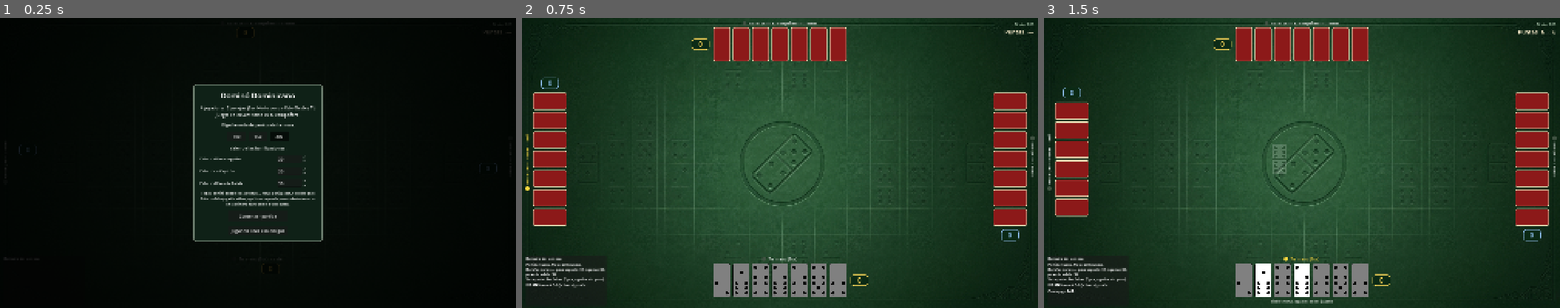
Above: before the commit, frames 1-3 (left to right).
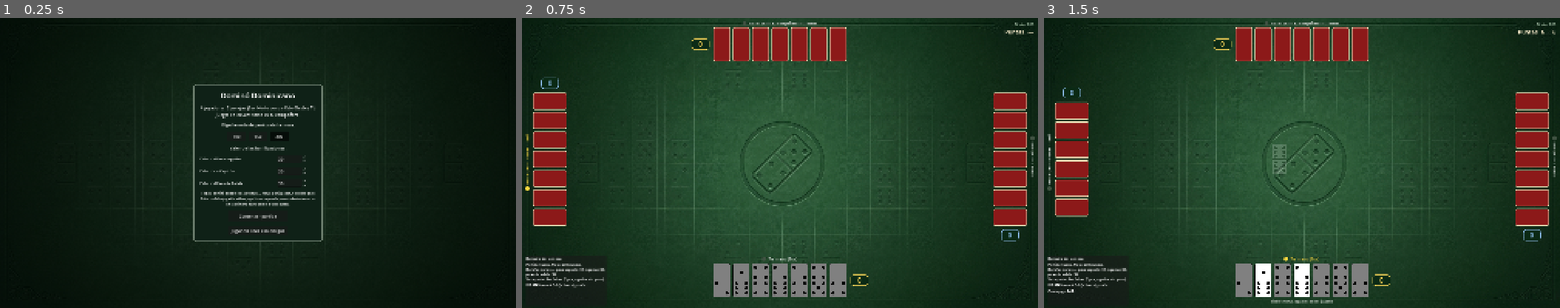
Above: after the commit, the same moments.

Repository: sact1909/domino-game
Game: Godot game, scene res://scenes/Boot.tscn
The game is run twice, just before and just after one commit, with the same random seed, the same clock (stepped at 60 frames per second) and the same inputs.
Inputs:
- Up to frame 1 (0.25 s): no input
- Up to frame 2 (0.75 s): click "Comenzar partida" at 0.5 s
- Up to frame 3 (1.5 s): tap Enter at 1.25 s

The runs differ from the first frame. In frame 1, 17% of the frame differs, in the area x 17-98%, y 0-94%; in frame 2, nothing differs; in frame 3, nothing differs.

Commit message:
added new background and standarize the menu

Diff:
--- a/scripts/Lobby.gd
+++ b/scripts/Lobby.gd
@@ -23,6 +23,9 @@
 ## El mismo lienzo fijo que la mesa: Godot lo escala a la ventana del jugador.
 const SCREEN_SIZE := Vector2(1920, 1080)
 
+## El paño de la mesa, el mismo archivo que usa la pantalla de juego.
+const TABLE_BACKGROUND := "res://assets/mesa_fondo.jpg"
+
 ## Nombres de los puestos, en el mismo orden que en la mesa. Acá son la IDENTIDAD de la
 ## silla: los enfrentados (0-2 y 1-3) son compañeros, y por eso elegir silla es elegir
 ## pareja.
@@ -81,12 +84,7 @@
 # Construcción
 # ===========================================================================
 func _ready() -> void:
-	var bg := ColorRect.new()
-	bg.color = Color(0.09, 0.28, 0.16)
-	bg.position = Vector2.ZERO
-	bg.size = SCREEN_SIZE
-	add_child(bg)
-
+	_build_background()
 	_build_entry()
 	_build_room()
 	_show_screen(Screen.ENTRY)
@@ -105,6 +103,41 @@
 		_wire(transport)
 		add_child(transport)
 		transport.begin()
+
+
+## El mismo paño que la mesa, y por la misma razón: el lobby es la antesala de esa mesa
+## y con un verde plano parecía otra aplicación. Debajo va el color liso de respaldo, así
+## que si la imagen falta se ve verde y los formularios se siguen leyendo.
+##
+## La ruta se repite acá en vez de importarse de la pantalla de juego: son dos escenas
+## que no se conocen entre sí a propósito —el lobby no sabe nada de la mesa salvo que le
+## entrega el socket— y no vale la pena romper eso por un texto.
+func _build_background() -> void:
+	var felt := ColorRect.new()
+	felt.color = Color(0.08, 0.33, 0.16)
+	felt.position = Vector2.ZERO
+	felt.size = SCREEN_SIZE
+	felt.mouse_filter = Control.MOUSE_FILTER_IGNORE
+	add_child(felt)
+
+	var cloth := TextureRect.new()
+	cloth.texture = load(TABLE_BACKGROUND)
+	cloth.position = Vector2.ZERO
+	cloth.size = SCREEN_SIZE
+	cloth.expand_mode = TextureRect.EXPAND_IGNORE_SIZE
+	cloth.stretch_mode = TextureRect.STRETCH_KEEP_ASPECT_COVERED
+	cloth.mouse_filter = Control.MOUSE_FILTER_IGNORE
+	add_child(cloth)
+
+	# El mismo velo que lleva el menú de arranque de la mesa, con el mismo valor. Sin él
+	# esta pantalla se veía bastante más clara que aquella y el salto entre las dos era
+	# raro: son el mismo momento del juego, antes de repartir.
+	var veil := ColorRect.new()
+	veil.color = Color(0, 0, 0, 0.5)
+	veil.position = Vector2.ZERO
+	veil.size = SCREEN_SIZE
+	veil.mouse_filter = Control.MOUSE_FILTER_IGNORE
+	add_child(veil)
 
 
 func _build_entry() -> void:
@@ -624,17 +657,20 @@
 	return spin
 
 
-## El fondo de un PanelContainer no es opaco por defecto, y sin esto se vería el verde de
+## El fondo de un PanelContainer no es opaco por defecto, y sin esto se vería el paño de
 ## la mesa atravesando el texto.
+##
+## Los valores son los MISMOS que los del cartel de la pantalla de juego (su
+## _apply_dialog_style). Antes no lo eran —fondo más claro y borde crema y más grueso— y
+## se notaba al pasar de una pantalla a la otra: parecían dos aplicaciones distintas.
 func _style(panel: PanelContainer) -> void:
 	var sb := StyleBoxFlat.new()
-	sb.bg_color = Color(0.10, 0.14, 0.11, 1.0)
-	sb.border_color = Color(0.9, 0.85, 0.7)
-	sb.set_border_width_all(3)
+	sb.bg_color = Color(0.06, 0.13, 0.09)
+	sb.border_color = Color(0.55, 0.62, 0.55)
+	sb.set_border_width_all(2)
 	sb.set_corner_radius_all(10)
 	sb.set_content_margin_all(22)
 	panel.add_theme_stylebox_override("panel", sb)
-
 
 # ===========================================================================
 # Lo que se recuerda entre sesiones
--- a/scripts/Main.gd
+++ b/scripts/Main.gd
@@ -188,6 +188,15 @@
 var right_title: Label
 var right_stack: VBoxContainer
 
+## Todos los muebles de la mesa cuelgan de acá: los cuatro puestos, el tablero, el
+## registro, la esquina de meta y puntas, y el aviso flotante. Agrupados se pueden
+## esconder de una vez, que es lo que hace falta mientras está el menú de arranque: sin
+## eso, detrás del cartel se ven los nombres de los puestos, los marcadores en cero y un
+## registro vacío — una mesa que todavía no existe.
+##
+## El fondo NO cuelga de acá, a propósito: es lo único que tiene que seguir viéndose.
+var table: Control
+
 var board_viewport: Control
 
 var log_rt: RichTextLabel
@@ -256,6 +265,7 @@
 # ===========================================================================
 func _ready() -> void:
 	_build_background()
+	_build_table_root()
 	_build_info_corner()
 	_build_top_panel()
 	_build_own_panel()
@@ -271,10 +281,9 @@
 	# El transporte se engancha con la interfaz ya construida, porque begin() puede
 	# contestar en el acto —en local lo hace— y esos manejadores ya dibujan.
 	transport = _take_transport()
-	if online_mode:
-		# La configuración ya se eligió en el lobby, y el reparto lo manda el servidor:
-		# no hay nada que preguntar acá.
-		start_overlay.visible = false
+	# En red la configuración ya se eligió en el lobby y el reparto lo manda el servidor,
+	# así que no hay nada que preguntar: se va derecho a la mesa.
+	_show_start_overlay(not online_mode)
 	transport.seat_assigned.connect(_on_seat_assigned)
 	transport.snapshot.connect(_on_snapshot)
 	transport.events.connect(_on_events)
@@ -329,6 +338,24 @@
 	add_child(cloth)
 
 
+## El nodo del que cuelgan los muebles de la mesa. No pinta nada ni intercepta el ratón:
+## está solo para poder enseñarlos u ocultarlos de una vez. Va justo encima del fondo, así
+## que el orden de dibujado queda igual que antes: fondo, mesa, carteles.
+func _build_table_root() -> void:
+	table = Control.new()
+	table.position = Vector2.ZERO
+	table.size = SCREEN_SIZE
+	table.mouse_filter = Control.MOUSE_FILTER_IGNORE
+	add_child(table)
+
+
+## Enseña el menú de arranque, o lo quita y saca la mesa. Van juntos porque son dos caras
+## de lo mismo: mientras se elige la meta, la mesa todavía no está repartida.
+func _show_start_overlay(shown: bool) -> void:
+	start_overlay.visible = shown
+	table.visible = not shown
+
+
 ## Meta y puntas abiertas, en la esquina de arriba a la derecha.
 ##
 ## Son los dos datos que no pertenecen a ningún jugador: la meta no cambia en toda la
@@ -342,7 +369,7 @@
 	box.alignment = BoxContainer.ALIGNMENT_BEGIN
 	box.add_theme_constant_override("separation", 2)
 	box.mouse_filter = Control.MOUSE_FILTER_IGNORE
-	add_child(box)
+	table.add_child(box)
 
 	lbl_target = Label.new()
 	lbl_target.horizontal_alignment = HORIZONTAL_ALIGNMENT_RIGHT
@@ -364,7 +391,7 @@
 	panel.position = TOP_PANEL_POS
 	panel.size = TOP_PANEL_SIZE
 	panel.alignment = BoxContainer.ALIGNMENT_BEGIN
-	add_child(panel)
+	table.add_child(panel)
 
 	var title_row := HBoxContainer.new()
 	title_row.alignment = BoxContainer.ALIGNMENT_CENTER
@@ -402,7 +429,7 @@
 	panel.position = OWN_PANEL_POS
 	panel.size = OWN_PANEL_SIZE
 	panel.alignment = BoxContainer.ALIGNMENT_BEGIN
-	add_child(panel)
+	table.add_child(panel)
 
 	var title_row := HBoxContainer.new()
 	title_row.alignment = BoxContainer.ALIGNMENT_CENTER
@@ -482,7 +509,7 @@
 	panel.position = at
 	panel.size = SIDE_PANEL_SIZE
 	panel.alignment = BoxContainer.ALIGNMENT_BEGIN
-	add_child(panel)
+	table.add_child(panel)
 
 	# El centrador se queda con TODO el alto del panel, y dentro la columna queda en el
 	# medio sin importar cuántas fichas le falten. Sin esto colgaban del borde de arriba y
@@ -526,7 +553,7 @@
 ## dibujado.
 func _build_side_title(screen_pos: int, toward_left_edge: bool, keep_title: Callable) -> void:
 	var dot: Panel = _make_turn_dot()
-	add_child(dot)
+	table.add_child(dot)
 	turn_dots[screen_pos] = dot
 
 	var title := Label.new()
@@ -538,7 +565,7 @@
 	title.vertical_alignment = VERTICAL_ALIGNMENT_CENTER
 	title.add_theme_font_size_override("font_size", 14)
 	title.rotation_degrees = -90.0 if toward_left_edge else 90.0
-	add_child(title)
+	table.add_child(title)
 	seat_titles[screen_pos] = title
 	keep_title.call(title)
 
@@ -624,14 +651,14 @@
 	board_viewport.position = BOARD_POS
 	board_viewport.size = BOARD_SIZE
 	board_viewport.clip_contents = true
-	add_child(board_viewport)
+	table.add_child(board_viewport)
 
 
 func _build_log_panel() -> void:
 	var panel := PanelContainer.new()
 	panel.position = LOG_PANEL_POS
 	panel.size = LOG_PANEL_SIZE
-	add_child(panel)
+	table.add_child(panel)
 
 	var vb := VBoxContainer.new()
 	vb.set_anchors_and_offsets_preset(Control.PRESET_FULL_RECT)
@@ -720,7 +747,7 @@
 	sb.set_corner_radius_all(8)
 	sb.set_content_margin_all(10)
 	toast_panel.add_theme_stylebox_override("panel", sb)
-	add_child(toast_panel)
+	table.add_child(toast_panel)
 
 	toast_label = Label.new()
 	toast_label.horizontal_alignment = HORIZONTAL_ALIGNMENT_CENTER
@@ -937,7 +964,10 @@
 
 func _build_start_overlay() -> void:
 	start_overlay = ColorRect.new()
-	start_overlay.color = Color(0, 0, 0, 0.85)
+	# El velo era para atenuar la mesa que quedaba detrás. Ya no hay mesa detrás —solo el
+	# paño— así que se aclara: con 0.85 el fondo no se veía y la pantalla quedaba negra.
+	# El cartel no depende de esto para leerse, porque tiene su propio fondo opaco.
+	start_overlay.color = Color(0, 0, 0, 0.5)
 	start_overlay.position = Vector2.ZERO
 	start_overlay.size = SCREEN_SIZE
 	add_child(start_overlay)
@@ -1081,7 +1111,7 @@
 		"bonus_capicua": int(spin_capicua.value),
 		"bonus_pase_salida": int(spin_pase_salida.value),
 	}
-	start_overlay.visible = false
+	_show_start_overlay(false)
 	log_rt.clear()
 	_log("Partida nueva. Meta: %d puntos." % config.target_score)
 	_log("Bonificaciones — pase seguido: %d, capicúa: %d, pase de salida: %d." % [config.bonus_pase_seguido, config.bonus_capicua, config.bonus_pase_salida])
@@ -1122,7 +1152,7 @@
 		return
 	game_over_overlay.visible = false
 	if not online_mode:
-		start_overlay.visible = true
+		_show_start_overlay(true)
 		return
 	# La sala se mantiene: la misma gente en las mismas sillas. El servidor la devuelve
 	# al lobby, y allá se espera a los demás.
